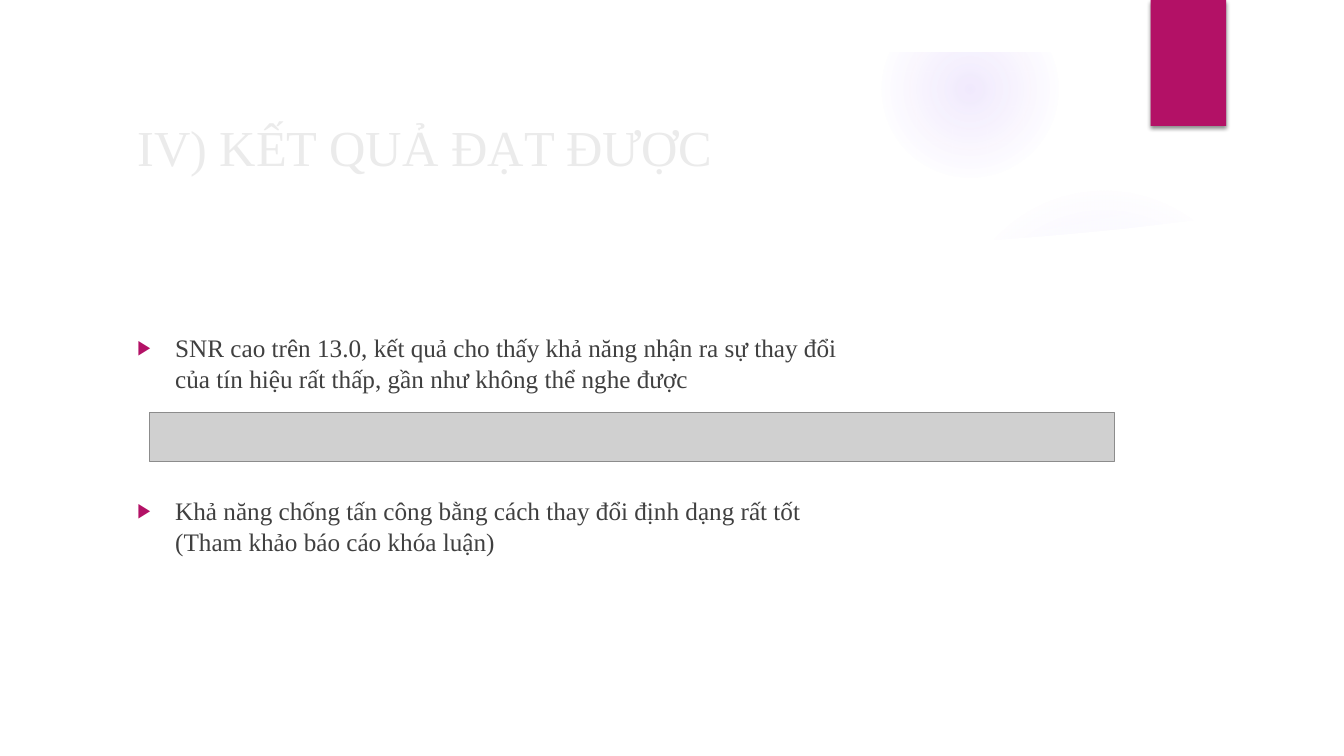
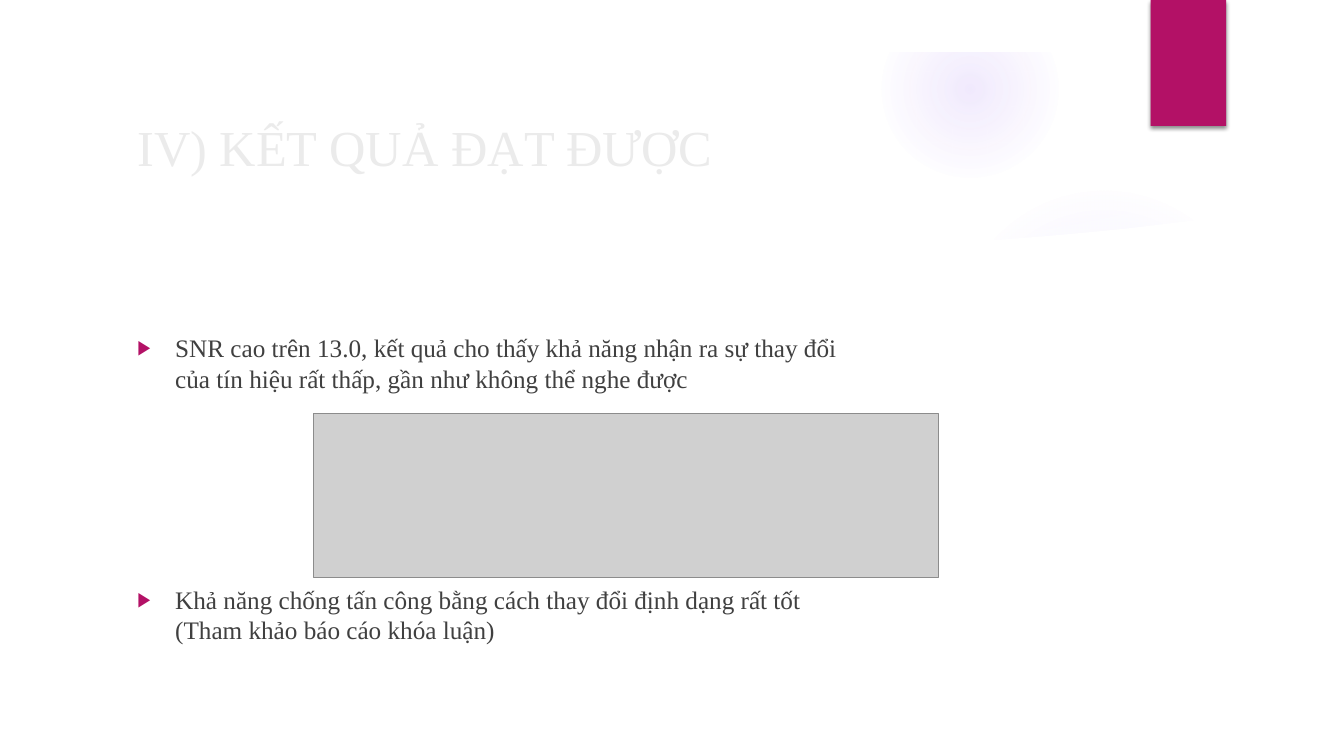
Before and after one commit to TruongThanhNam97/angular-audio, a slide deck: slide 29 of document/BC-LVTN.pptx (slide 27 before the commit). Drawn at 1344x756 pixels with LibreOffice and Linux fonts; fonts in the diff are those of the drawing; grey boxes stand for pictures; background and template pictures are left out. Boxes give left, top, right and bottom in pixels: in the first picture for what was removed or moved away, otherwise in the second. Text is boxed around its words. In the diff, an @@ line names an element or a change of style, - is before the commit and + after.

Commit message:
+Update công thức

```diff
--- a/document/BC-LVTN.pptx
+++ b/document/BC-LVTN.pptx
@@ text "SNR cao trên 13.0, kết ..." rewrapped from [175, 338, 836, 556] to [175, 338, 836, 644] @@
@@ picture removed at [149, 412, 1115, 461] @@
@@ picture added at [314, 413, 939, 578] @@
```
Also in this commit, not shown: 15 other slides changed, 3 slides added, 3 other files.
